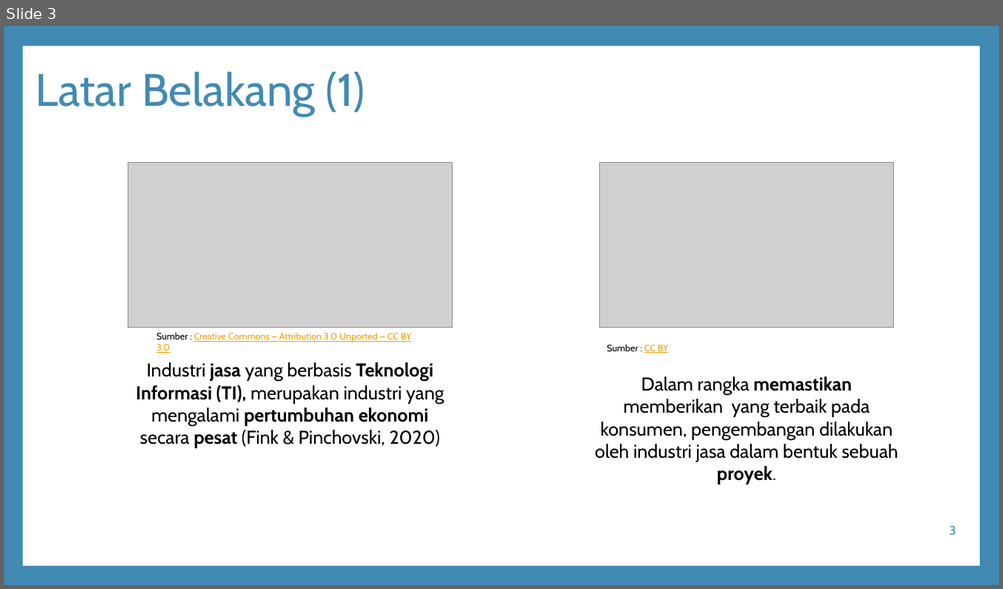
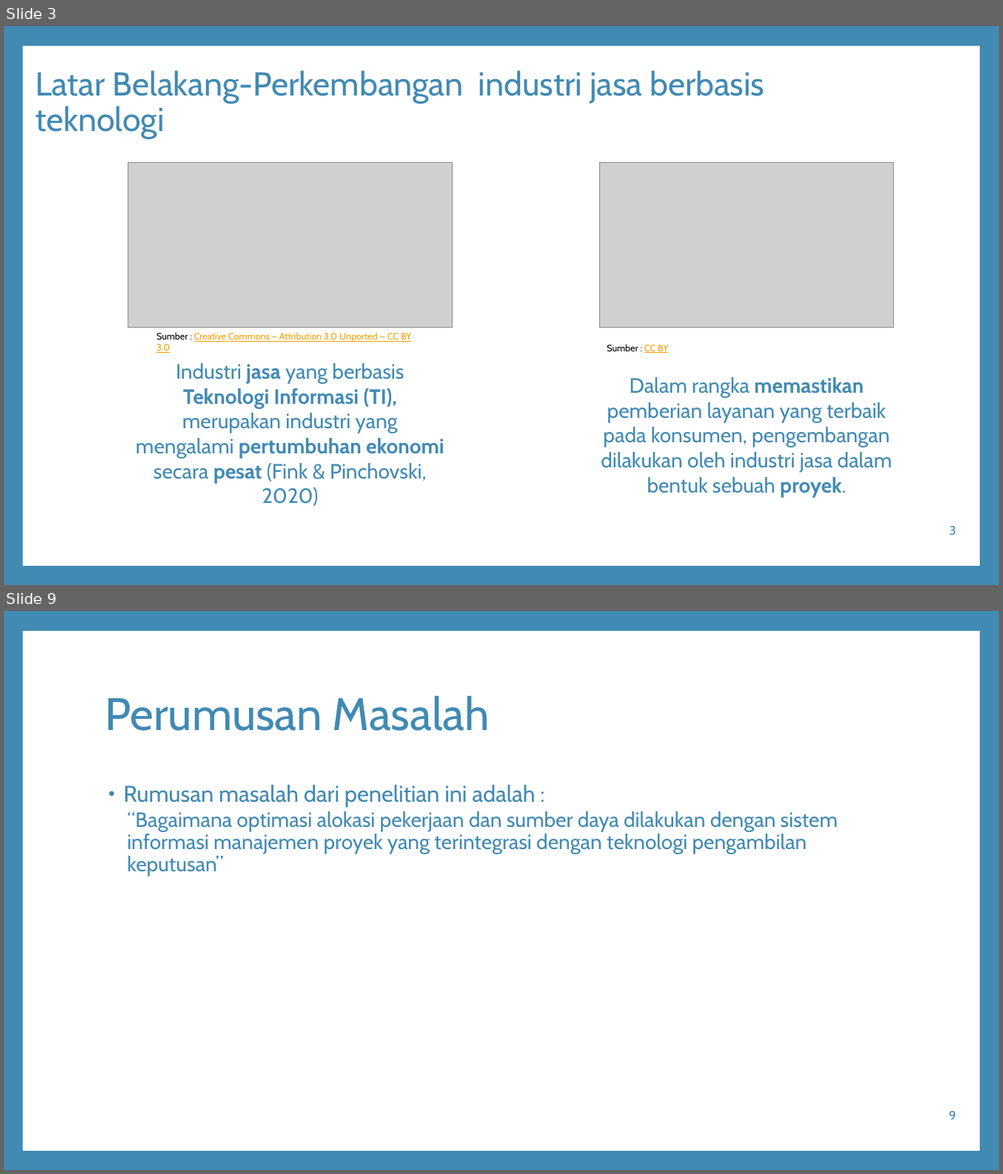
Before and after one commit to ilhamnurpratama/thesis-pmis, a slide deck: Presentasi-ProposalTesis-IlhamNurPratama21066663282.pptx. Shown one above the other, each under a label of ours: slide 3 before the commit, slides 3 and 9 after it; the slides between them are not shown. The pictures are 1003x589 and 1003x1174 pixels, drawn with LibreOffice and Linux fonts; fonts in the diff are those of the drawing; grey boxes stand for pictures; background and template pictures are left out. Boxes give left, top, right and bottom in pixels: in the first picture for what was removed or moved away, otherwise in the second. Text is boxed around its words. In the diff, an @@ line names an element or a change of style, - is before the commit and + after.

Commit message:
MAJOR : Penambahan proposal dan presentasi proposal tesis, serta pengembangan pada tesis sesuai bimbingan.

```diff
--- a/Presentasi-ProposalTesis-IlhamNurPratama21066663282.pptx
+++ b/Presentasi-ProposalTesis-IlhamNurPratama21066663282.pptx
@@ slide 9 added at (4,611,999,1170), background #418AB3; not listed: 1 template element that a slide beside it also shows @@
@@ title added at (105,696,489,731), 44 pt, text #418AB3 @@
+Perumusan Masalah
@@ text added at (123,785,837,877), 20 pt, text #418AB3 @@
+• Rumusan masalah dari penelitian ini adalah :
+  “Bagaimana optimasi alokasi pekerjaan dan sumber daya dilakukan dengan sistem informasi manajemen proyek yang terintegrasi dengan teknologi pengambilan keputusan”
@@ page number added at (948,1111,956,1120), 12 pt, text #418AB3 @@
+9
@@ slide 3 changed as well @@
@@ title at (35,70,764,138): text changed; size 44 to 32 pt @@
-Latar Belakang (1)
+Latar Belakang-Perkembangan industri jasa berbasis teknologi
@@ text "Industri jasa yang berbasis Teknologi ..." at (136,363,444,506): size 18 to 20 pt, text colour #000000 to #418AB3 @@
@@ text at (600,378,892,497): text changed; size 18 to 20 pt; text colour #000000 to #418AB3 @@
-Dalam rangka memastikan memberikan yang terbaik pada konsumen, pengembangan dilakukan oleh industri jasa dalam bentuk sebuah proyek.
+Dalam rangka memastikan pemberian layanan yang terbaik pada konsumen, pengembangan dilakukan oleh industri jasa dalam bentuk sebuah proyek.
```
Also in this commit, not shown: 2 other slides changed, 32 other slides added, 1 slide removed, 8 other files.
